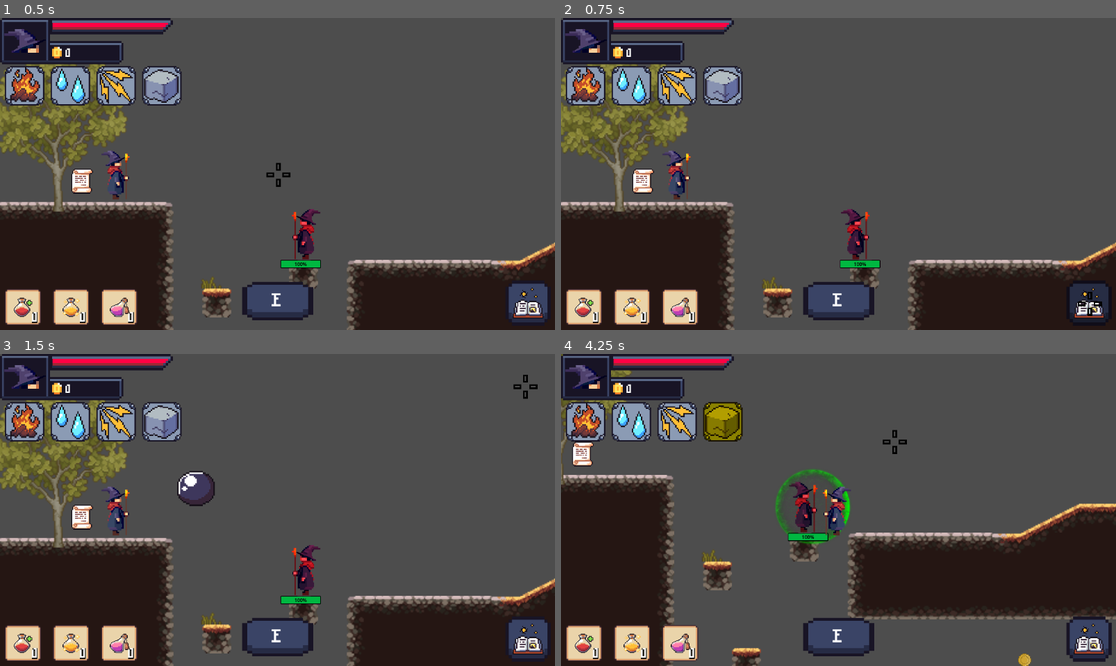
Above: before the commit, frames 1-4 (two rows, left to right).
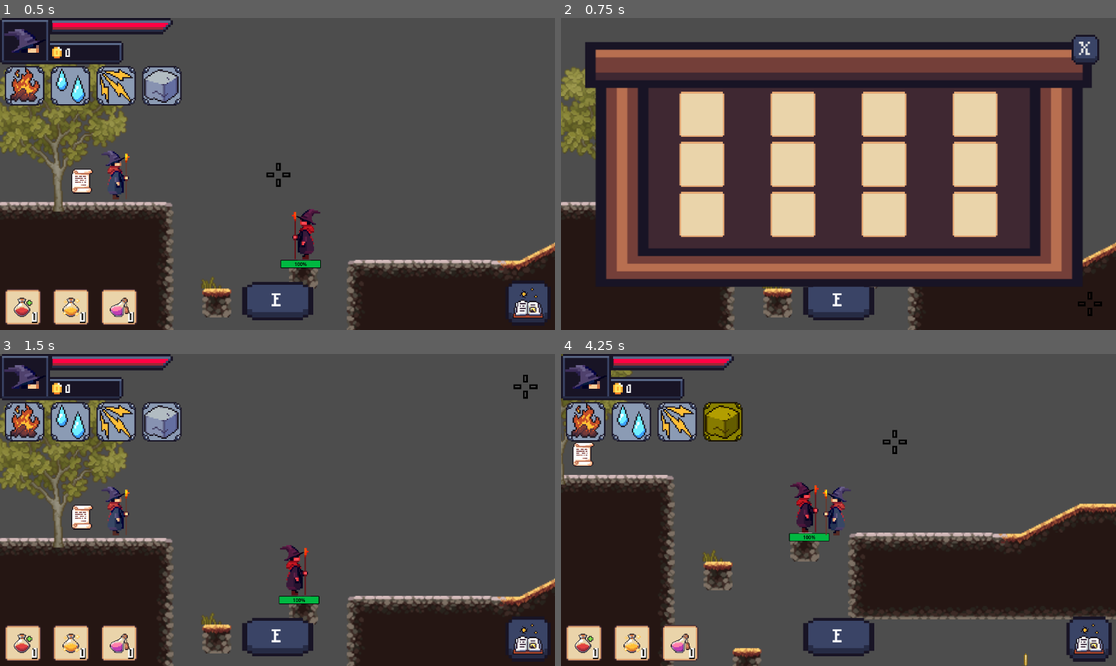
Above: after the commit, the same moments.

Repository: KyattPL/krolestwo-chorona
Game: Godot game, scene res://Scenes/Level1/level_1.tscn
Two runs of this game, one before a commit and one after it. Both use one fixed random seed, a clock stepped at 60 frames per second and the inputs below.
Inputs (mouse positions are in pixels of both pictures, inside the frame that each line leads up to):
- Up to frame 1 (0.5 s): no input
- Up to frame 2 (0.75 s): click (1088, 301) at 0.5 s
- Up to frame 3 (1.5 s): click (521, 385) at 1.25 s, where only the run after the commit has a clickable "X"
- Up to frame 4 (4.25 s): tap Enter (confirm) at 2, 2.1 s; move the mouse to (960, 494) at 2.02 s; hold Right (move_right) 2.03-3.53 s; tap Space (jump) at 2.27, 3.02 s; move the mouse to (727, 525) at 2.77 s; tap E (interact) at 2.85 s; move the mouse to (894, 441) at 3.52 s; hold Left (move_left) from 3.53 s (still down); tap 4 (select_earth) at 3.6 s

Frame 1 is identical in both runs. In frame 2, 71% of the frame differs, in the area x 0-99%, y 0-99%; in frame 3, 1.1%; in frame 4, 1.5%.

Commit message:
Prepared HUD for the skill tree

Diff:
--- a/Scenes/UI/HUD/hud.gd
+++ b/Scenes/UI/HUD/hud.gd
@@ -120,18 +120,40 @@
 			$HUD/Stats/FireSpellBox/FireSpellIcon.modulate = Color.from_hsv(0,0,1)
 			$HUD/Stats/FireSpellBox/FireSpellCD.visible = false
 			$HUD/Stats/FireSpellBox/FireSpellTimer.stop()
+			get_node("../FireSpellCD").stop()
+			get_node("../FireSpellCD").emit_signal("timeout")
 
 			waterSpellWaitTime = 0
 			$HUD/Stats/WaterSpellBox/WaterSpellIcon.modulate = Color.from_hsv(0,0,1)
 			$HUD/Stats/WaterSpellBox/WaterSpellCD.visible = false
 			$HUD/Stats/WaterSpellBox/WaterSpellTimer.stop()
+			get_node("../WaterSpellCD").stop()
+			get_node("../WaterSpellCD").emit_signal("timeout")
 
 			lightningSpellWaitTime = 0
 			$HUD/Stats/LightningSpellBox/LightningSpellIcon.modulate = Color.from_hsv(0,0,1)
 			$HUD/Stats/LightningSpellBox/LightningSpellCD.visible = false
 			$HUD/Stats/LightningSpellBox/LightningSpellTimer.stop()
+			get_node("../LightningSpellCD").stop()
+			get_node("../LightningSpellCD").emit_signal("timeout")
 
 			earthSpellWaitTime = 0
 			$HUD/Stats/EarthSpellBox/EarthSpellIcon.modulate = Color.from_hsv(0,0,1)
 			$HUD/Stats/EarthSpellBox/EarthSpellCD.visible = false
 			$HUD/Stats/EarthSpellBox/EarthSpellTimer.stop()
+			get_node("../EarthSpellCD").stop()
+			get_node("../EarthSpellCD").emit_signal("timeout")
+
+func _on_skill_tree_open_button_pressed():
+	get_tree().paused = true
+	$HUD/Stats.visible = false
+	$HUD/Items.visible = false
+	$HUD/SkillTree/SkillTreeOpenBox.visible = false
+	$HUD/SkillTree/SkillTreeBox.visible = true
+
+func _on_skill_tree_close_button_pressed():
+	$HUD/Stats.visible = true
+	$HUD/Items.visible = true
+	$HUD/SkillTree/SkillTreeOpenBox.visible = true
+	$HUD/SkillTree/SkillTreeBox.visible = false
+	get_tree().paused = false
--- a/Scenes/UI/HUD/hud.tscn
+++ b/Scenes/UI/HUD/hud.tscn
@@ -18,6 +18,7 @@
 [ext_resource type="Texture2D" uid="uid://p32xqg05l07s" path="res://Assets/button/button_bg.png" id="16_qy07n"]
 [ext_resource type="Texture2D" uid="uid://c7ltuw4cgptp1" path="res://Assets/button/button_pressed.png" id="17_d272p"]
 [ext_resource type="Texture2D" uid="uid://bygs33gsi563u" path="res://Assets/HUD/skillTreeIcon.png" id="18_p8qu3"]
+[ext_resource type="Texture2D" uid="uid://dprf0aqw2omc7" path="res://Assets/shop/shop_bg.png" id="19_moc4o"]
 
 [sub_resource type="StyleBoxTexture" id="StyleBoxTexture_4fi5r"]
 texture = ExtResource("16_qy07n")
@@ -43,6 +44,30 @@
 
 [sub_resource type="StyleBoxEmpty" id="StyleBoxEmpty_fwayo"]
 
+[sub_resource type="StyleBoxTexture" id="StyleBoxTexture_wgnrm"]
+texture = ExtResource("16_qy07n")
+expand_margin_left = 15.0
+expand_margin_top = 15.0
+expand_margin_right = 15.0
+expand_margin_bottom = 15.0
+
+[sub_resource type="StyleBoxTexture" id="StyleBoxTexture_tvkag"]
+texture = ExtResource("16_qy07n")
+expand_margin_left = 15.0
+expand_margin_top = 15.0
+expand_margin_right = 15.0
+expand_margin_bottom = 15.0
+modulate_color = Color(0.666667, 0.666667, 0.666667, 1)
+
+[sub_resource type="StyleBoxTexture" id="StyleBoxTexture_5r2m4"]
+texture = ExtResource("17_d272p")
+expand_margin_left = 15.0
+expand_margin_top = 15.0
+expand_margin_right = 15.0
+expand_margin_bottom = 15.0
+
+[sub_resource type="StyleBoxEmpty" id="StyleBoxEmpty_ara4k"]
+
 [node name="RootCanvas" type="CanvasLayer"]
 script = ExtResource("1_m5h7p")
 
@@ -52,11 +77,13 @@
 anchor_bottom = 1.0
 grow_horizontal = 2
 grow_vertical = 2
+mouse_filter = 2
 
 [node name="Stats" type="Control" parent="HUD"]
 layout_mode = 2
 size_flags_horizontal = 3
 size_flags_vertical = 3
+mouse_filter = 1
 
 [node name="PlayerHPBar" type="TextureProgressBar" parent="HUD/Stats"]
 layout_mode = 1
@@ -271,6 +298,7 @@
 
 [node name="Items" type="Control" parent="HUD"]
 layout_mode = 2
+mouse_filter = 1
 
 [node name="HealthPotionBox" type="MarginContainer" parent="HUD/Items"]
 layout_mode = 1
@@ -420,6 +448,7 @@
 
 [node name="SkillTree" type="Control" parent="HUD"]
 layout_mode = 2
+mouse_filter = 2
 
 [node name="SkillTreeOpenBox" type="MarginContainer" parent="HUD/SkillTree"]
 layout_mode = 1
@@ -446,7 +475,172 @@
 icon = ExtResource("18_p8qu3")
 expand_icon = true
 
+[node name="SkillTreeBox" type="MarginContainer" parent="HUD/SkillTree"]
+process_mode = 2
+visible = false
+layout_mode = 1
+anchors_preset = 15
+anchor_right = 1.0
+anchor_bottom = 1.0
+grow_horizontal = 2
+grow_vertical = 2
+mouse_filter = 2
+theme_override_constants/margin_left = 50
+theme_override_constants/margin_top = 50
+theme_override_constants/margin_right = 50
+theme_override_constants/margin_bottom = 90
+
+[node name="SkillTreeBg" type="TextureRect" parent="HUD/SkillTree/SkillTreeBox"]
+layout_mode = 2
+mouse_filter = 2
+texture = ExtResource("19_moc4o")
+expand_mode = 1
+
+[node name="SkillTreeCloseButton" type="Button" parent="HUD/SkillTree/SkillTreeBox"]
+layout_mode = 2
+size_flags_horizontal = 8
+size_flags_vertical = 0
+focus_mode = 0
+theme_override_fonts/font = ExtResource("6_1c27h")
+theme_override_font_sizes/font_size = 32
+theme_override_styles/normal = SubResource("StyleBoxTexture_wgnrm")
+theme_override_styles/hover = SubResource("StyleBoxTexture_tvkag")
+theme_override_styles/pressed = SubResource("StyleBoxTexture_5r2m4")
+theme_override_styles/focus = SubResource("StyleBoxEmpty_ara4k")
+text = "X"
+
+[node name="SkillTreeGridBox" type="MarginContainer" parent="HUD/SkillTree/SkillTreeBox"]
+layout_mode = 2
+mouse_filter = 2
+theme_override_constants/margin_left = 150
+theme_override_constants/margin_top = 100
+theme_override_constants/margin_right = 150
+theme_override_constants/margin_bottom = 100
+
+[node name="SkillTreeGrid" type="GridContainer" parent="HUD/SkillTree/SkillTreeBox/SkillTreeGridBox"]
+layout_mode = 2
+columns = 4
+
+[node name="FireSkillColumn" type="VBoxContainer" parent="HUD/SkillTree/SkillTreeBox/SkillTreeGridBox/SkillTreeGrid"]
+layout_mode = 2
+size_flags_horizontal = 3
+size_flags_vertical = 3
+alignment = 1
+
+[node name="TextureRect2" type="TextureRect" parent="HUD/SkillTree/SkillTreeBox/SkillTreeGridBox/SkillTreeGrid/FireSkillColumn"]
+custom_minimum_size = Vector2(24, 24)
+layout_mode = 2
+size_flags_vertical = 3
+texture = ExtResource("12_l6b6f")
+expand_mode = 1
+stretch_mode = 5
+
+[node name="TextureRect3" type="TextureRect" parent="HUD/SkillTree/SkillTreeBox/SkillTreeGridBox/SkillTreeGrid/FireSkillColumn"]
+custom_minimum_size = Vector2(24, 24)
+layout_mode = 2
+size_flags_vertical = 3
+texture = ExtResource("12_l6b6f")
+expand_mode = 1
+stretch_mode = 5
+
+[node name="TextureRect4" type="TextureRect" parent="HUD/SkillTree/SkillTreeBox/SkillTreeGridBox/SkillTreeGrid/FireSkillColumn"]
+custom_minimum_size = Vector2(24, 24)
+layout_mode = 2
+size_flags_vertical = 3
+texture = ExtResource("12_l6b6f")
+expand_mode = 1
+stretch_mode = 5
+
+[node name="WaterSkillColumn" type="VBoxContainer" parent="HUD/SkillTree/SkillTreeBox/SkillTreeGridBox/SkillTreeGrid"]
+layout_mode = 2
+size_flags_horizontal = 3
+size_flags_vertical = 3
+
+[node name="TextureRect2" type="TextureRect" parent="HUD/SkillTree/SkillTreeBox/SkillTreeGridBox/SkillTreeGrid/WaterSkillColumn"]
+custom_minimum_size = Vector2(24, 24)
+layout_mode = 2
+size_flags_vertical = 3
+texture = ExtResource("12_l6b6f")
+expand_mode = 1
+stretch_mode = 5
+
+[node name="TextureRect3" type="TextureRect" parent="HUD/SkillTree/SkillTreeBox/SkillTreeGridBox/SkillTreeGrid/WaterSkillColumn"]
+custom_minimum_size = Vector2(24, 24)
+layout_mode = 2
+size_flags_vertical = 3
+texture = ExtResource("12_l6b6f")
+expand_mode = 1
+stretch_mode = 5
+
+[node name="TextureRect4" type="TextureRect" parent="HUD/SkillTree/SkillTreeBox/SkillTreeGridBox/SkillTreeGrid/WaterSkillColumn"]
+custom_minimum_size = Vector2(24, 24)
+layout_mode = 2
+size_flags_vertical = 3
+texture = ExtResource("12_l6b6f")
+expand_mode = 1
+stretch_mode = 5
+
+[node name="LightningSkillColumn" type="VBoxContainer" parent="HUD/SkillTree/SkillTreeBox/SkillTreeGridBox/SkillTreeGrid"]
+layout_mode = 2
+size_flags_horizontal = 3
+size_flags_vertical = 3
+
+[node name="TextureRect2" type="TextureRect" parent="HUD/SkillTree/SkillTreeBox/SkillTreeGridBox/SkillTreeGrid/LightningSkillColumn"]
+custom_minimum_size = Vector2(24, 24)
+layout_mode = 2
+size_flags_vertical = 3
+texture = ExtResource("12_l6b6f")
+expand_mode = 1
+stretch_mode = 5
+
+[node name="TextureRect3" type="TextureRect" parent="HUD/SkillTree/SkillTreeBox/SkillTreeGridBox/SkillTreeGrid/LightningSkillColumn"]
+custom_minimum_size = Vector2(24, 24)
+layout_mode = 2
+size_flags_vertical = 3
+texture = ExtResource("12_l6b6f")
+expand_mode = 1
+stretch_mode = 5
+
+[node name="TextureRect4" type="TextureRect" parent="HUD/SkillTree/SkillTreeBox/SkillTreeGridBox/SkillTreeGrid/LightningSkillColumn"]
+custom_minimum_size = Vector2(24, 24)
+layout_mode = 2
+size_flags_vertical = 3
+texture = ExtResource("12_l6b6f")
+expand_mode = 1
+stretch_mode = 5
+
+[node name="EarthSkillColumn" type="VBoxContainer" parent="HUD/SkillTree/SkillTreeBox/SkillTreeGridBox/SkillTreeGrid"]
+layout_mode = 2
+size_flags_horizontal = 3
+size_flags_vertical = 3
+
+[node name="TextureRect2" type="TextureRect" parent="HUD/SkillTree/SkillTreeBox/SkillTreeGridBox/SkillTreeGrid/EarthSkillColumn"]
+custom_minimum_size = Vector2(24, 24)
+layout_mode = 2
+size_flags_vertical = 3
+texture = ExtResource("12_l6b6f")
+expand_mode = 1
+stretch_mode = 5
+
+[node name="TextureRect3" type="TextureRect" parent="HUD/SkillTree/SkillTreeBox/SkillTreeGridBox/SkillTreeGrid/EarthSkillColumn"]
+custom_minimum_size = Vector2(24, 24)
+layout_mode = 2
+size_flags_vertical = 3
+texture = ExtResource("12_l6b6f")
+expand_mode = 1
+stretch_mode = 5
+
+[node name="TextureRect4" type="TextureRect" parent="HUD/SkillTree/SkillTreeBox/SkillTreeGridBox/SkillTreeGrid/EarthSkillColumn"]
+custom_minimum_size = Vector2(24, 24)
+layout_mode = 2
+size_flags_vertical = 3
+texture = ExtResource("12_l6b6f")
+expand_mode = 1
+stretch_mode = 5
+
 [connection signal="timeout" from="HUD/Stats/FireSpellBox/FireSpellTimer" to="." method="_on_fire_spell_timer_timeout"]
 [connection signal="timeout" from="HUD/Stats/WaterSpellBox/WaterSpellTimer" to="." method="_on_water_spell_timer_timeout"]
 [connection signal="timeout" from="HUD/Stats/LightningSpellBox/LightningSpellTimer" to="." method="_on_lightning_spell_timer_timeout"]
 [connection signal="timeout" from="HUD/Stats/EarthSpellBox/EarthSpellTimer" to="." method="_on_earth_spell_timer_timeout"]
+[connection signal="pressed" from="HUD/SkillTree/SkillTreeOpenBox/SkillTreeOpenButton" to="." method="_on_skill_tree_open_button_pressed"]
+[connection signal="pressed" from="HUD/SkillTree/SkillTreeBox/SkillTreeCloseButton" to="." method="_on_skill_tree_close_button_pressed"]
Not shown: 1 places in Scenes/UI/HUD/hud.tscn that only renumber resources
